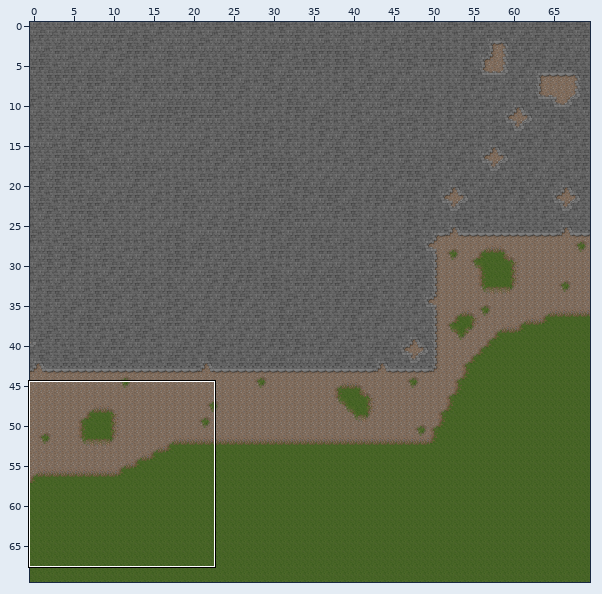
An edit to a level. Tiled map, resources/level1.tmx. The first picture is a wide view before the edit; the outline marks the close-up.
Close-up. The starting point:
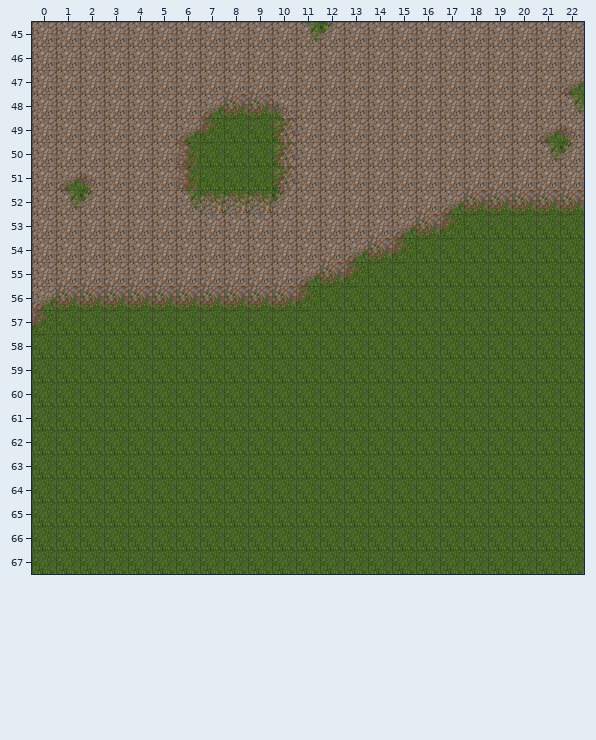
Cells are 40x40 px. Shown: x 0..22, y 45..67. The commit also changed other parts of the map, which this record leaves out.
Now the later version:
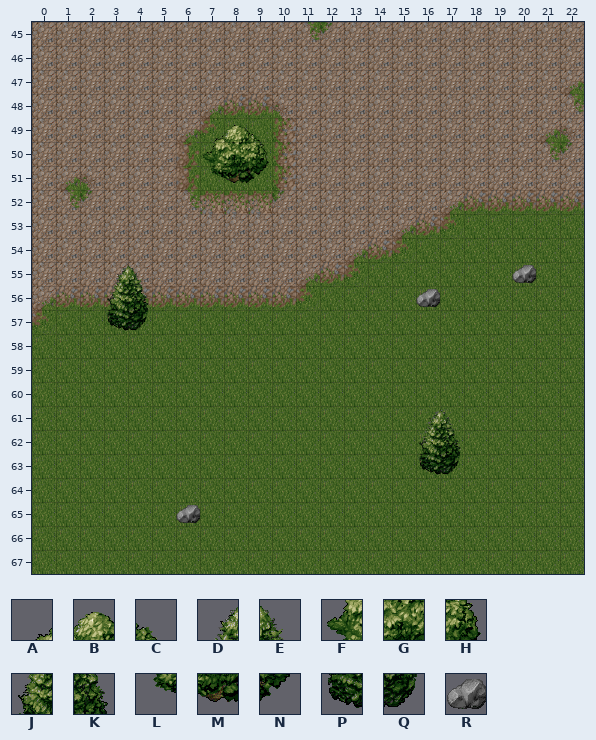
Key: from "level1": A 0, B 1, C 2, D 3, E 4, F 14, G 15, H 16, J 17, K 18, L 28, M 29, N 30, P 31, Q 32, R 60.
_ is an empty cell.
Tiles of an added or newly shown layer are drawn over the layers below it.
From old to new:
Changed rows in their new state; . is an unchanged cell.
Layer "wallsAndObjects" (added):
first column x 7:
49 ABC
50 FGH
51 LMN
first column x 3:
55 DE...............R
56 JK...........R....
57 PQ................
first column x 6:
61 ..........DE
62 ..........JK
63 ..........PQ
65 R...........
Changed places in both close-ups, as pixel boxes (x1, y1, x2, y2):
added: (203, 125, 269, 183)
added: (107, 265, 149, 331)
added: (512, 265, 536, 283)
added: (416, 289, 440, 307)
added: (419, 409, 461, 475)
added: (176, 505, 200, 523)
